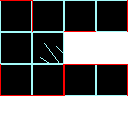
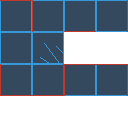
Two versions of the same layered image (128 x 128). Layer-by-layer changes:
painted on "Calque Copié #8" over (32, 32, 64, 64)
painted on "Calque Copié #7" over (32, 64, 64, 96)
painted on "Calque Copié #6" over (64, 64, 96, 96)
painted on "Calque Copié #5" over (96, 64, 128, 96)
painted on "Calque Copié #4" over (0, 64, 32, 96)
painted on "Calque Copié #3" over (64, 0, 96, 32)
painted on "Calque Copié #2" over (96, 0, 128, 32)
painted on "Calque Copié #1" over (0, 0, 32, 32)
painted on "Calque Copié" over (32, 0, 64, 32)
painted on "Calque" over (0, 32, 32, 64)
